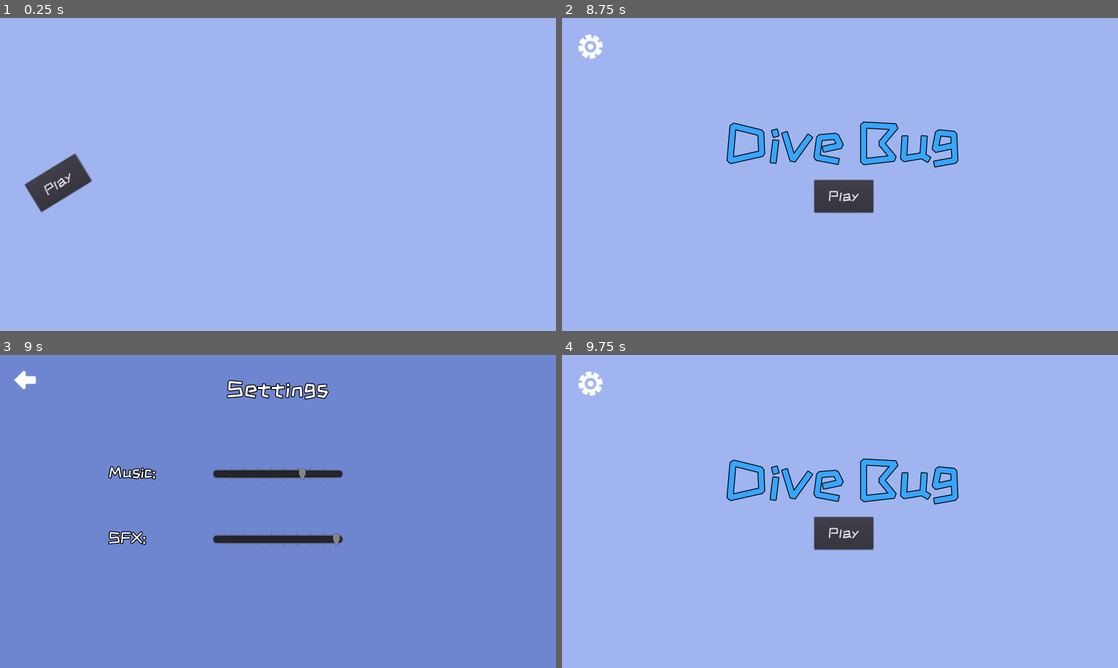
Above: before the commit, frames 1-4 (two rows, left to right).
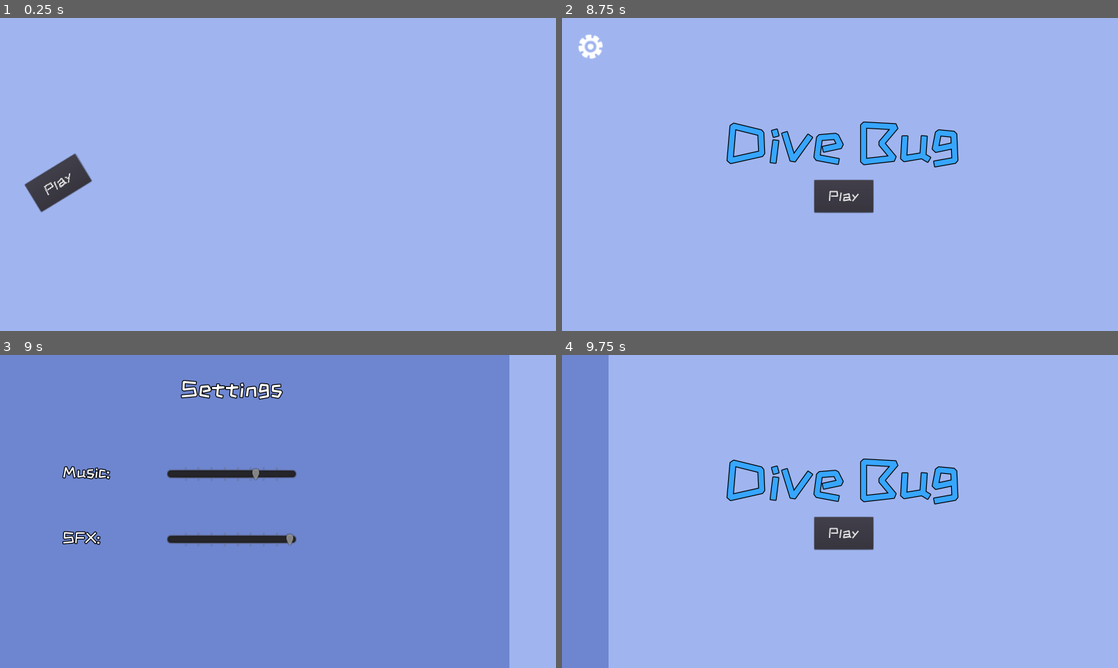
Above: after the commit, the same moments.

Repository: cpvanlue/dive-bug
Game: Godot game, scene res://MainMenu/MainMenu.tscn
Two runs of this game, one before a commit and one after it. Both use one fixed random seed, a clock stepped at 60 frames per second and the inputs below.
Inputs (mouse positions are in pixels of both pictures, inside the frame that each line leads up to):
- Up to frame 1 (0.25 s): no input
- Up to frame 2 (8.75 s): click "Play" at 0.5 s; tap Enter (shoot) at 1.25, 1.35, 3.6, 7.35 s; hold D (right) 1.28-2.78 s; tap Shift (sprint) at 2.1, 8.1 s; hold A (left) 2.78-3.53 s; tap Space (swim) at 2.85, 5.1 s; hold D (right) 3.53-5.03 s; hold Shift (sprint) 4.28-5.03 s; hold A (left) 5.03-5.75 s; click "Main Menu" at 5.75 s; click "Play" at 6.5 s; hold D (right) 7.28-8.03 s; hold A (left) from 8.03 s (still down)
- Up to frame 3 (9 s): release A (left) at 8.75 s; click (27, 383) at 8.75 s
- Up to frame 4 (9.75 s): click (584, 380) at 9.5 s

Frames 1-2 are identical in both runs. In frame 3, 12% of the frame differs, in the area x 2-100%, y 0-100%; in frame 4, 8.4%.

Commit message:
Add slide animation to Settings menu transition from main menu

Diff:
--- a/MainMenu/MainMenu.gd
+++ b/MainMenu/MainMenu.gd
@@ -15,7 +15,7 @@
 
 
 func _on_TextureButton_pressed():
-	$Settings/CanvasLayer/Control.visible = true
+	$AnimationPlayer.play("settings")
 
 
 func _on_AnimationPlayer_animation_finished(anim_name: String):
--- a/MainMenu/MainMenu.tscn
+++ b/MainMenu/MainMenu.tscn
@@ -73,6 +73,22 @@
 "values": [ 0.0, -20.0575, -41.6872, -16.7432, 1.20926, 15.0635, 32.3582, 16.1069, -0.0927591, -13.3292, -13.3292, 0.0 ]
 }
 
+[sub_resource type="Animation" id=4]
+resource_name = "settings"
+length = 0.2
+tracks/0/type = "value"
+tracks/0/path = NodePath("Settings:offset")
+tracks/0/interp = 1
+tracks/0/loop_wrap = true
+tracks/0/imported = false
+tracks/0/enabled = true
+tracks/0/keys = {
+"times": PoolRealArray( 0, 0.2, 0.8, 1 ),
+"transitions": PoolRealArray( 1, 1, 1, 1 ),
+"update": 0,
+"values": [ Vector2( -1280, 0 ), Vector2( 0, 0 ), Vector2( -640, 0 ), Vector2( 0, 0 ) ]
+}
+
 [node name="MainMenu" type="Node2D"]
 script = ExtResource( 2 )
 
@@ -116,8 +132,11 @@
 autoplay = "load"
 method_call_mode = 1
 anims/load = SubResource( 3 )
+anims/settings = SubResource( 4 )
 
 [node name="Settings" parent="." instance=ExtResource( 4 )]
+offset = Vector2( -1280, 0 )
+transform = Transform2D( 1, 0, 0, 1, -1280, 0 )
 
 [node name="SettingsButton" type="TextureButton" parent="."]
 visible = false
--- a/Settings/Settings.gd
+++ b/Settings/Settings.gd
@@ -1,9 +1,9 @@
-extends Node2D
+extends CanvasLayer
 
 
 func _ready() -> void:
-	$CanvasLayer/Control/MusicSlider.value = SoundPlayer.get_node("MainMenuTheme").volume_db
-	$CanvasLayer/Control/SFXSlider.value = SoundPlayer.get_node("EnemyDamaged").volume_db
+	$Control/MusicSlider.value = SoundPlayer.get_node("MainMenuTheme").volume_db
+	$Control/SFXSlider.value = SoundPlayer.get_node("EnemyDamaged").volume_db
 
 
 func _on_MusicSlider_value_changed(value: float) -> void:
@@ -17,4 +17,4 @@
 
 
 func _on_BackButton_pressed() -> void:
-	$CanvasLayer/Control.visible = false
+	get_parent().get_node("AnimationPlayer").play_backwards("settings")
--- a/Settings/Settings.tscn
+++ b/Settings/Settings.tscn
@@ -22,20 +22,17 @@
 outline_color = Color( 0, 0, 0, 1 )
 font_data = ExtResource( 1 )
 
-[node name="Settings" type="Node2D"]
+[node name="Settings" type="CanvasLayer"]
 script = ExtResource( 2 )
 
-[node name="CanvasLayer" type="CanvasLayer" parent="."]
-
-[node name="Control" type="Control" parent="CanvasLayer"]
-visible = false
+[node name="Control" type="Control" parent="."]
 margin_right = 40.0
 margin_bottom = 40.0
 __meta__ = {
 "_edit_use_anchors_": false
 }
 
-[node name="ColorRect" type="ColorRect" parent="CanvasLayer/Control"]
+[node name="ColorRect" type="ColorRect" parent="Control"]
 anchor_right = 1.0
 anchor_bottom = 1.0
 margin_right = 1240.0
@@ -45,7 +42,7 @@
 "_edit_use_anchors_": false
 }
 
-[node name="BackButton" type="TextureButton" parent="CanvasLayer/Control"]
+[node name="BackButton" type="TextureButton" parent="Control"]
 margin_left = 20.0
 margin_top = 20.0
 margin_right = 70.0
@@ -58,7 +55,7 @@
 "_edit_use_anchors_": false
 }
 
-[node name="SettingsLabel" type="Label" parent="CanvasLayer/Control"]
+[node name="SettingsLabel" type="Label" parent="Control"]
 anchor_left = 0.5
 anchor_right = 0.5
 margin_left = 501.5
@@ -71,7 +68,7 @@
 "_edit_use_anchors_": false
 }
 
-[node name="MusicLabel" type="Label" parent="CanvasLayer/Control"]
+[node name="MusicLabel" type="Label" parent="Control"]
 margin_left = 250.0
 margin_top = 250.0
 margin_right = 371.0
@@ -82,7 +79,7 @@
 "_edit_use_anchors_": false
 }
 
-[node name="SFXLabel" type="Label" parent="CanvasLayer/Control"]
+[node name="SFXLabel" type="Label" parent="Control"]
 margin_left = 250.0
 margin_top = 400.0
 margin_right = 350.0
@@ -93,7 +90,7 @@
 "_edit_use_anchors_": false
 }
 
-[node name="MusicSlider" type="HSlider" parent="CanvasLayer/Control"]
+[node name="MusicSlider" type="HSlider" parent="Control"]
 margin_left = 490.0
 margin_top = 250.0
 margin_right = 640.0
@@ -102,7 +99,7 @@
 hint_tooltip = "Music Volume"
 min_value = -80.0
 max_value = -10.0
-step = 2.0
+step = 3.0
 value = -12.0
 rounded = true
 scrollable = false
@@ -111,7 +108,7 @@
 "_edit_use_anchors_": false
 }
 
-[node name="SFXSlider" type="HSlider" parent="CanvasLayer/Control"]
+[node name="SFXSlider" type="HSlider" parent="Control"]
 margin_left = 490.0
 margin_top = 400.0
 margin_right = 640.0
@@ -120,7 +117,7 @@
 hint_tooltip = "Music Volume"
 min_value = -80.0
 max_value = -10.0
-step = 2.0
+step = 3.0
 value = -12.0
 rounded = true
 scrollable = false
@@ -129,6 +126,6 @@
 "_edit_use_anchors_": false
 }
 
-[connection signal="pressed" from="CanvasLayer/Control/BackButton" to="." method="_on_BackButton_pressed"]
-[connection signal="value_changed" from="CanvasLayer/Control/MusicSlider" to="." method="_on_MusicSlider_value_changed"]
-[connection signal="value_changed" from="CanvasLayer/Control/SFXSlider" to="." method="_on_SFXSlider_value_changed"]
+[connection signal="pressed" from="Control/BackButton" to="." method="_on_BackButton_pressed"]
+[connection signal="value_changed" from="Control/MusicSlider" to="." method="_on_MusicSlider_value_changed"]
+[connection signal="value_changed" from="Control/SFXSlider" to="." method="_on_SFXSlider_value_changed"]
Not shown: 1 places in MainMenu/MainMenu.tscn that only renumber resources
